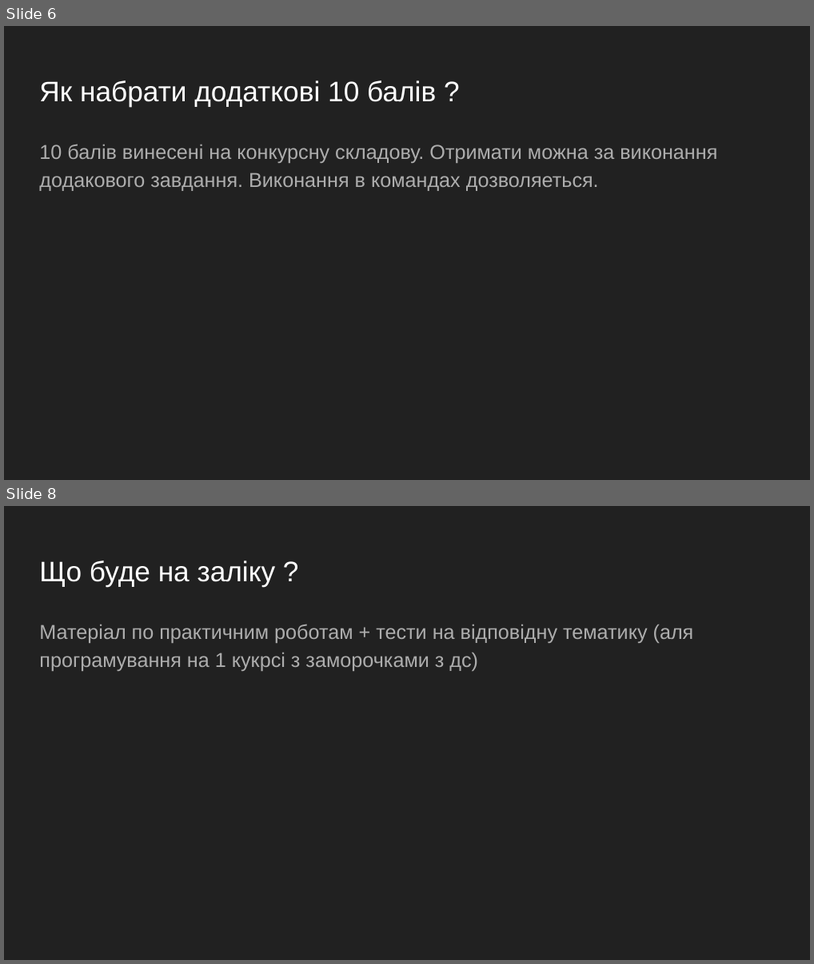
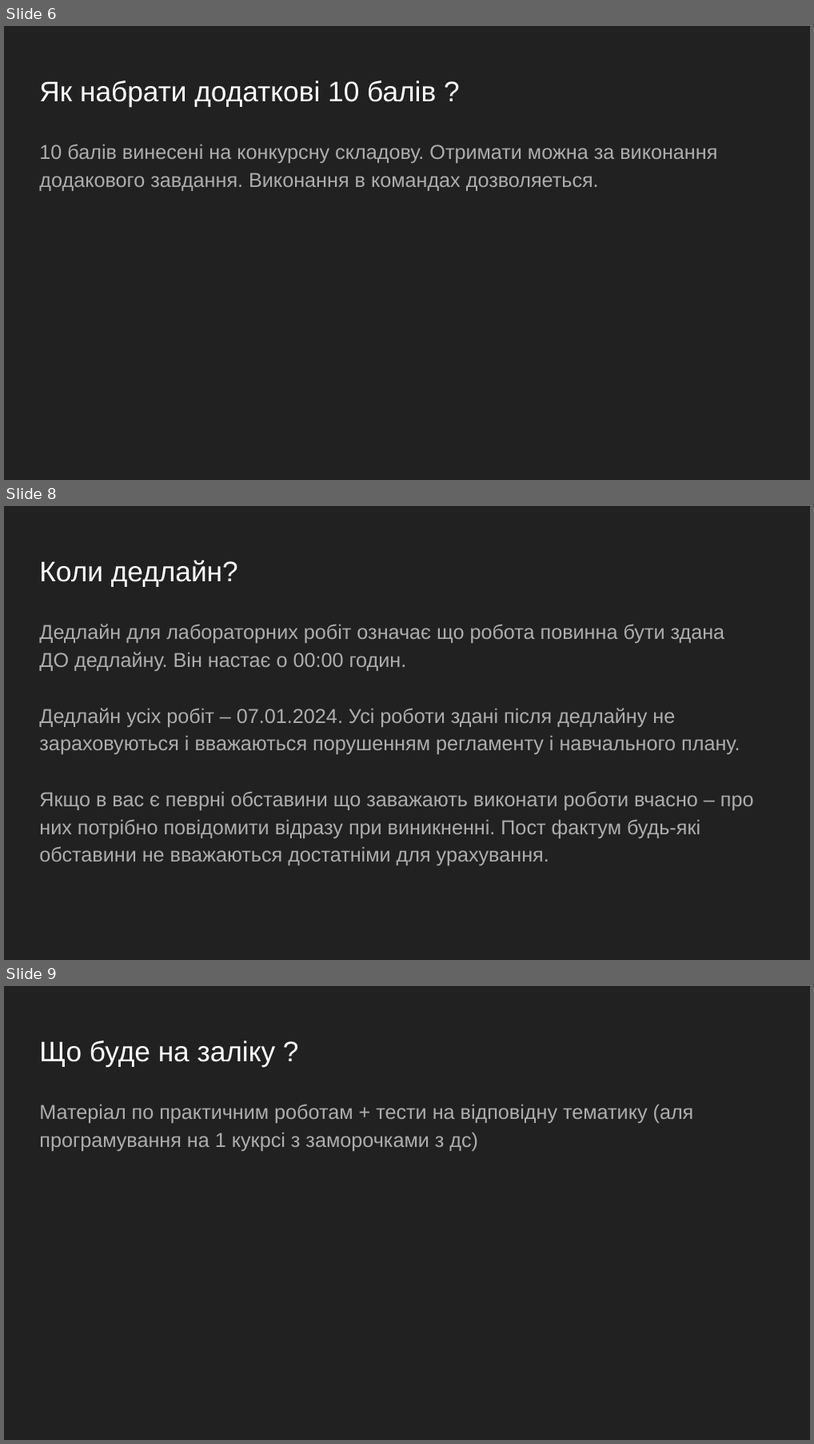
Before and after one commit to GeorgKantsedal/MMP-KKS-tasks, a slide deck: Вступ Заочка.pptx. Shown one above the other, each under a label of ours: slides 6 and 8 before the commit, slides 6, 8 and 9 after it; the slides between them are not shown. The pictures are 814x964 and 814x1444 pixels, drawn with LibreOffice and Linux fonts; fonts in the diff are those of the drawing. Boxes give left, top, right and bottom in pixels: in the first picture for what was removed or moved away, otherwise in the second. Text is boxed around its words. In the diff, an @@ line names an element or a change of style, - is before the commit and + after.

```diff
--- a/Вступ Заочка.pptx
+++ b/Вступ Заочка.pptx
@@ slide 8 added at (4,506,810,960), background #212121 @@
@@ title added at (39,560,238,586), 25.2 pt, text #FFFFFF @@
+Коли дедлайн?
@@ text added at (39,624,754,865), 18 pt, text #ADADAD @@
+Дедлайн для лабораторних робіт означає що робота повинна бути здана ДО дедлайну. Він настає о 00:00 годин.
+Дедлайн усіх робіт – 07.01.2024. Усі роботи здані після дедлайну не зараховуються і вважаються порушенням регламенту і навчального плану.
+Якщо в вас є певрні обставини що заважають виконати роботи вчасно – про них потрібно повідомити відразу при виникненні. Пост фактум будь-які обставини не вважаються достатніми для урахування.
@@ what was slide 8 is now slide 9 @@
```
Also in this commit, not shown: 4 slides changed.
